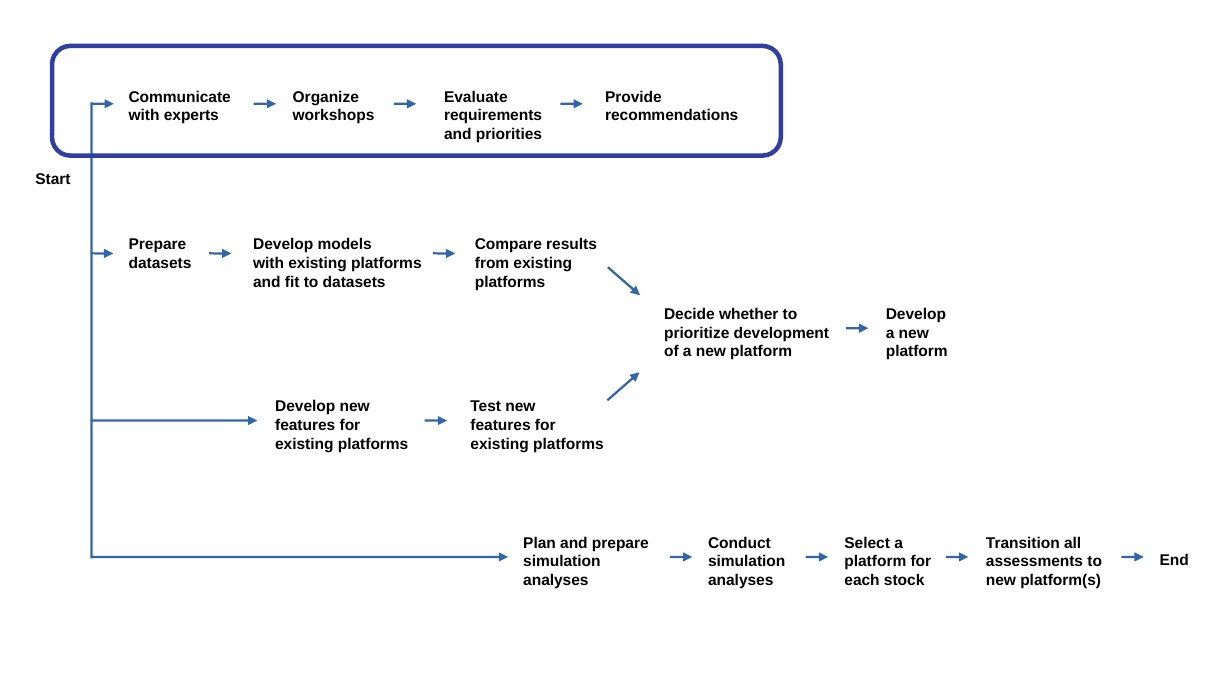
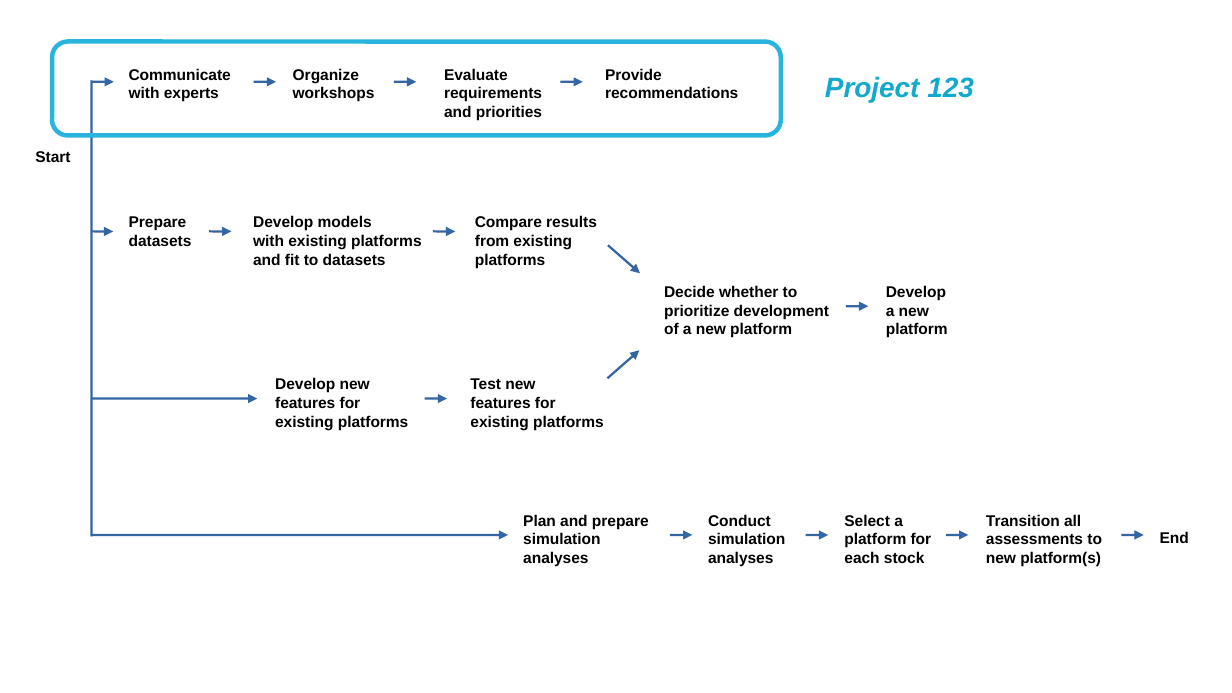
Before and after one commit to PacificCommunity/ofp-sam-transition-plan, a slide deck: slide 1 of presentations/2025_04_09_paw_update/diagram/tasks.odp. Drawn at 1232x693 pixels with LibreOffice and Linux fonts; fonts in the diff are those of the drawing. Boxes give left, top, right and bottom in pixels: in the first picture for what was removed or moved away, otherwise in the second. Text is boxed around its words. In the diff, an @@ line names an element or a change of style, - is before the commit and + after.

```diff
--- a/presentations/2025_04_09_paw_update/diagram/tasks.odp
+++ b/presentations/2025_04_09_paw_update/diagram/tasks.odp
@@ rounded rectangle: place and size @@
-rounded rectangle at [53, 46, 781, 155]
+rounded rectangle at [53, 41, 781, 135]
@@ rounded rectangle at [53, 41, 781, 135]: outline #303F9F 2.89 pt to #28B4DC 2.89 pt @@
@@ 8 texts, 4 arrows, 1 line: place and size @@
-8 texts, 4 arrows, 1 line at [91, 90, 1102, 588]
+8 texts, 4 arrows, 1 line at [91, 68, 1102, 566]
@@ text added at [825, 76, 974, 102], 18 pt, text #11AACC, bold, italic @@
+Project 123
@@ 13 arrows, 9 texts: place and size @@
-13 arrows, 9 texts at [35, 104, 1189, 565]
+13 arrows, 9 texts at [35, 82, 1189, 543]
```
Also in this commit, not shown: 4 other files.
